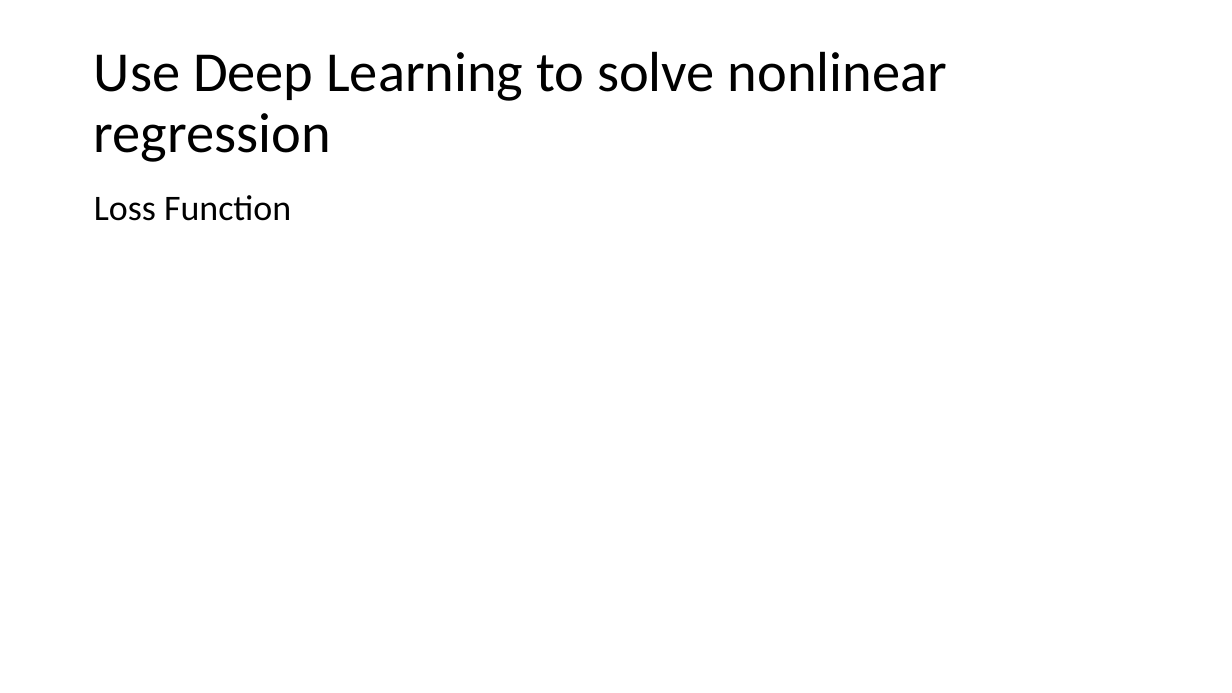
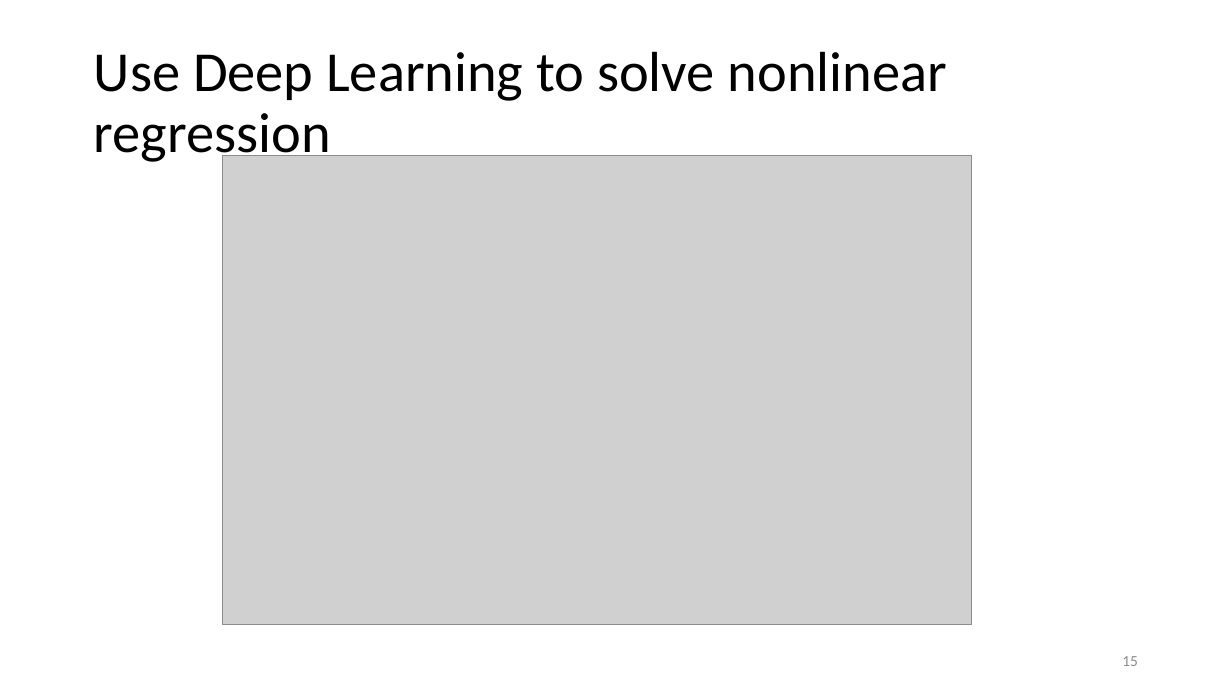
Before and after one commit to CaralBaby/Apply-Machine-Learning-in-Motion-Planning, a slide deck: slide 15 of Introduction to Machine Learning and the Applications in Motion Planning.pptx (slide 17 before the commit). Drawn at 1232x693 pixels with LibreOffice and Linux fonts; fonts in the diff are those of the drawing; grey boxes stand for pictures. Boxes give left, top, right and bottom in pixels: in the first picture for what was removed or moved away, otherwise in the second. Text is boxed around its words. In the diff, an @@ line names an element or a change of style, - is before the commit and + after.

```diff
--- a/Introduction to Machine Learning and the Applications in Motion Planning.pptx
+++ b/Introduction to Machine Learning and the Applications in Motion Planning.pptx
@@ picture added at [223, 155, 972, 625] @@
@@ text removed at [94, 195, 291, 221] @@
-Loss Function
@@ page number added at [1122, 656, 1138, 666], 12 pt, text #8C8C8C @@
+15
```
Also in this commit, not shown: 18 other slides changed, 12 slides added.
